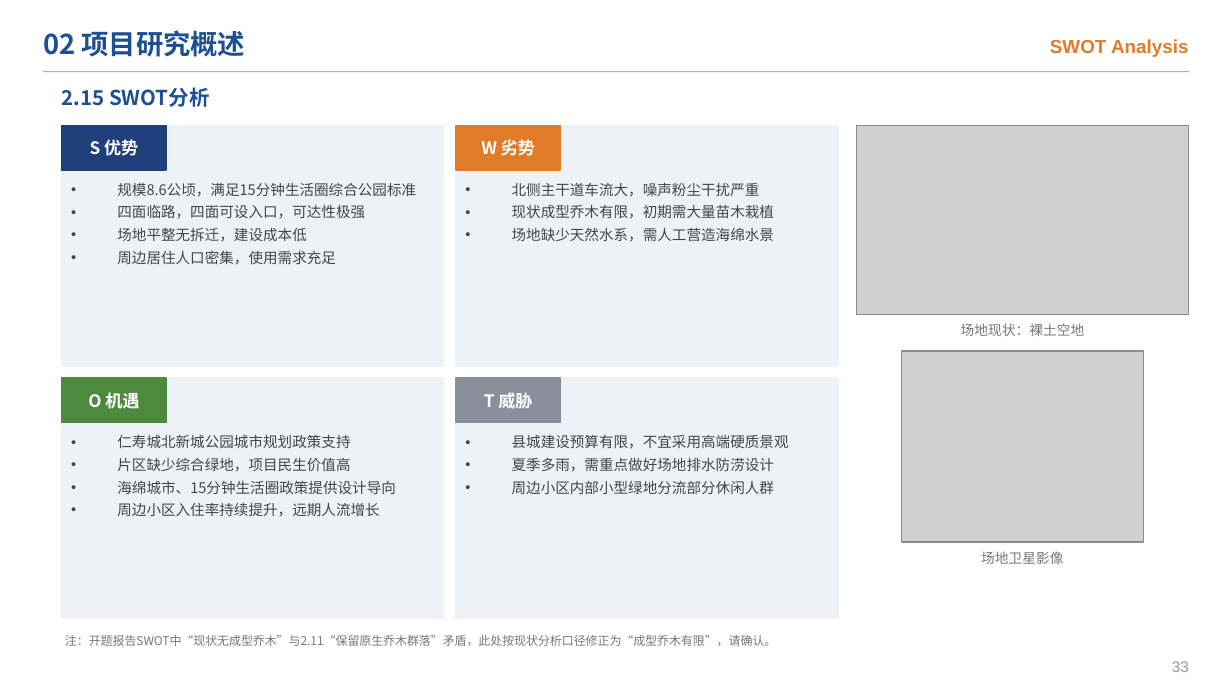
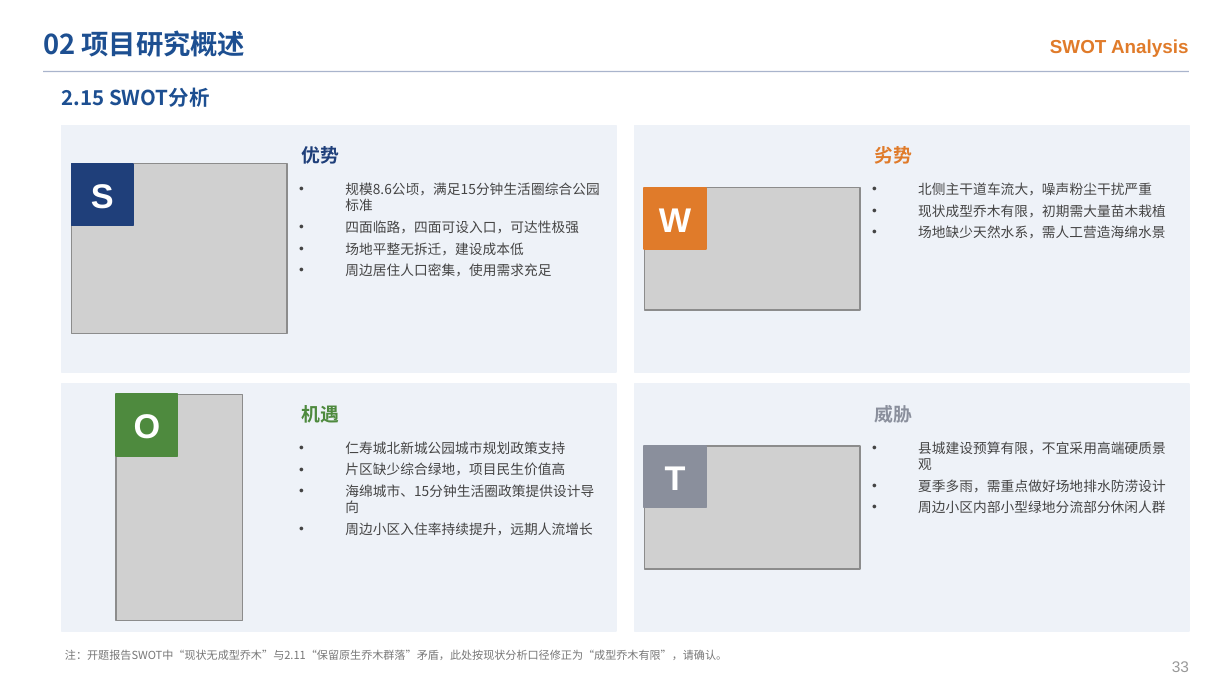
Before and after one commit to chun96309-cloud/lxfs, a slide deck: slide 35 of 跃动栖园_开题答辩PPT.pptx. Drawn at 1232x693 pixels with LibreOffice and Linux fonts; fonts in the diff are those of the drawing; grey boxes stand for pictures. Boxes give left, top, right and bottom in pixels: in the first picture for what was removed or moved away, otherwise in the second. Text is boxed around its words. In the diff, an @@ line names an element or a change of style, - is before the commit and + after.

```diff
--- a/跃动栖园_开题答辩PPT.pptx
+++ b/跃动栖园_开题答辩PPT.pptx
@@ rectangle: place and size @@
-rectangle at bbox=[62, 126, 444, 366]
+rectangle at bbox=[62, 126, 616, 372]
@@ text at bbox=[302, 146, 340, 164]: text changed; size 10 to 11 pt; text colour #FFFFFF to #1F3F7A @@
-S 优势
+优势
@@ rectangle removed at bbox=[456, 126, 561, 170] @@
@@ rectangle: place and size @@
-rectangle at bbox=[456, 126, 838, 366]
+rectangle at bbox=[634, 126, 1189, 372]
@@ text at bbox=[875, 146, 913, 164]: text changed; size 10 to 11 pt; text colour #FFFFFF to #E07B2A @@
-W 劣势
+劣势
@@ picture: place and size @@
-picture at bbox=[902, 351, 1145, 542]
+picture at bbox=[71, 164, 287, 334]
@@ rectangle: place and size @@
-rectangle at bbox=[62, 126, 166, 170]
+rectangle at bbox=[71, 164, 133, 225]
@@ text "规模8.6公顷，满足15分钟生活圈综合公园标准": place and size @@
-text "规模8.6公顷，满足15分钟生活圈综合公园标准" at bbox=[117, 183, 416, 265]
+text "规模8.6公顷，满足15分钟生活圈综合公园标准" at bbox=[345, 182, 599, 276]
@@ text "北侧主干道车流大，噪声粉尘干扰严重": place and size @@
-text "北侧主干道车流大，噪声粉尘干扰严重" at bbox=[512, 182, 774, 242]
+text "北侧主干道车流大，噪声粉尘干扰严重" at bbox=[918, 182, 1166, 238]
@@ text added at bbox=[91, 184, 114, 209], 20 pt, text #FFFFFF, bold @@
+S
@@ picture: place and size @@
-picture at bbox=[856, 126, 1189, 314]
+picture at bbox=[644, 187, 860, 309]
@@ rectangle added at bbox=[644, 187, 706, 249], fill #E07B2A, outline #E07B2A 1 pt @@
@@ text added at bbox=[659, 208, 691, 232], 20 pt, text #FFFFFF, bold @@
+W
@@ text removed at bbox=[961, 323, 1085, 336] @@
-场地现状：裸土空地
@@ rectangle: place and size @@
-rectangle at bbox=[456, 378, 838, 618]
+rectangle at bbox=[62, 384, 616, 631]
@@ rectangle removed at bbox=[62, 378, 444, 618] @@
@@ rectangle removed at bbox=[456, 378, 561, 423] @@
@@ rectangle added at bbox=[634, 384, 1189, 631], fill #EEF2F8, outline #EEF2F8 1 pt @@
@@ rectangle: place and size @@
-rectangle at bbox=[62, 378, 166, 423]
+rectangle at bbox=[116, 394, 177, 456]
@@ picture added at bbox=[116, 394, 243, 621] @@
@@ text added at bbox=[134, 414, 161, 439], 20 pt, text #FFFFFF, bold @@
+O
@@ text at bbox=[302, 405, 340, 423]: text changed; size 10 to 11 pt; text colour #FFFFFF to #4E8A3E @@
-O 机遇
+机遇
@@ text at bbox=[875, 405, 913, 423]: text changed; size 10 to 11 pt; text colour #FFFFFF to #8A8F9C @@
-T 威胁
+威胁
@@ text "仁寿城北新城公园城市规划政策支持": place and size @@
-text "仁寿城北新城公园城市规划政策支持" at bbox=[117, 435, 396, 516]
+text "仁寿城北新城公园城市规划政策支持" at bbox=[345, 441, 594, 535]
@@ picture added at bbox=[644, 446, 860, 569] @@
@@ rectangle added at bbox=[644, 446, 706, 508], fill #8A8F9C, outline #8A8F9C 1 pt @@
@@ size 8.5 to 8 pt in 4 elements at bbox=[345, 182, 599, 276], bbox=[345, 441, 594, 535], bbox=[918, 182, 1166, 238], bbox=[918, 441, 1166, 513] @@
@@ text "县城建设预算有限，不宜采用高端硬质景观": place and size @@
-text "县城建设预算有限，不宜采用高端硬质景观" at bbox=[512, 435, 789, 494]
+text "县城建设预算有限，不宜采用高端硬质景观" at bbox=[918, 441, 1166, 513]
@@ text added at bbox=[665, 466, 686, 490], 20 pt, text #FFFFFF, bold @@
+T
@@ text removed at bbox=[981, 551, 1063, 564] @@
-场地卫星影像
@@ text "注：开题报告SWOT中“现状无成型乔木”与2.11“保留原生乔木群落”矛盾，此处按现状分析口径修正为“成型乔木有限”，请 ...": place and size @@
-text "注：开题报告SWOT中“现状无成型乔木”与2.11“保留原生乔木群落”矛盾，此处按现状分析口径修正为“成型乔木有限”，请 ..." at bbox=[65, 635, 776, 646]
+text "注：开题报告SWOT中“现状无成型乔木”与2.11“保留原生乔木群落”矛盾，此处按现状分析口径修正为“成型乔木有限”，请 ..." at bbox=[65, 650, 727, 660]
@@ text "注：开题报告SWOT中“现状无成型乔木”与2.11“保留原生乔木群落”矛盾，此处按现状分析口径修正为“成型乔木有限”，请 ..." at bbox=[65, 650, 727, 660]: size 7 to 6.5 pt @@
```
Also in this commit, not shown: 10 other slides changed, 1 other file.
